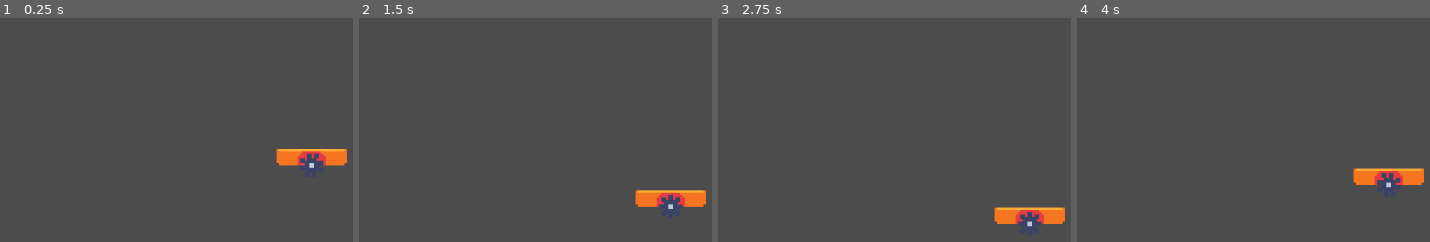
Above: before the commit, frames 1-4 (left to right).
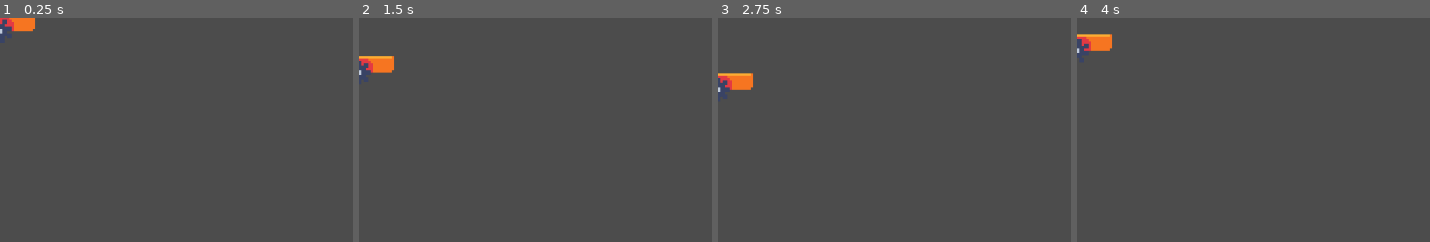
Above: after the commit, the same moments.

Repository: error-27/gmtk2023
Game: Godot game, scene res://scenes/objects/HoverPlatform.tscn
Same seed, same stepped clock (60 frames per second), same inputs: the game is played once before the commit and once after it. This scene is started directly instead of the project's main scene.
Inputs (mouse positions are in pixels of both pictures, inside the frame that each line leads up to):
- Up to frame 1 (0.25 s): no input
- Up to frame 2 (1.5 s): move the mouse to (outside the picture) at 0.52 s; click (outside the picture) at 0.67 s; move the mouse to (outside the picture) at 1.27 s; click (outside the picture) at 1.42 s
- Up to frame 3 (2.75 s): move the mouse to (outside the picture) at 2.02 s; click (outside the picture) at 2.17 s
- Up to frame 4 (4 s): tap Enter at 2.75 s; move the mouse to (outside the picture) at 2.77 s; click (outside the picture) at 2.92 s; move the mouse to (outside the picture) at 3.52 s; click (outside the picture) at 3.67 s

The runs differ from the first frame. In frame 1, 2.4% of the frame differs, in the area x 0-99%, y 0-71%; in frame 2, 2.5%; in frame 3, 2.5%, in the area x 0-99%, y 24-97%; in frame 4, 2.5%.

Commit message:
Add config menu

Diff:
--- a/scenes/objects/HoverPlatform.tscn
+++ b/scenes/objects/HoverPlatform.tscn
@@ -1,10 +1,11 @@
-[gd_scene load_steps=5 format=2]
+[gd_scene load_steps=6 format=2]
 
 [ext_resource path="res://assets/objects/platform.png" type="Texture" id=1]
 [ext_resource path="res://scripts/objects/HoverPlatform.gd" type="Script" id=2]
+[ext_resource path="res://assets/MenuTheme.tres" type="Theme" id=3]
 
 [sub_resource type="RectangleShape2D" id=1]
-extents = Vector2( 45, 10.5 )
+extents = Vector2( 45, 12.5 )
 
 [sub_resource type="Animation" id=2]
 resource_name = "gear_spin"
@@ -24,13 +25,13 @@
 }
 
 [node name="Platform" type="KinematicBody2D"]
-position = Vector2( 399, 172 )
+input_pickable = true
 script = ExtResource( 2 )
 horizontal = false
 vertical = true
 
 [node name="CollisionShape2D" type="CollisionShape2D" parent="."]
-position = Vector2( 0, -7.5 )
+position = Vector2( 0, -5.5 )
 shape = SubResource( 1 )
 
 [node name="Platform" type="Sprite" parent="."]
@@ -45,4 +46,43 @@
 wait_time = 3.0
 autostart = true
 
+[node name="Panel" type="Panel" parent="."]
+visible = false
+margin_right = 159.0
+margin_bottom = 124.0
+theme = ExtResource( 3 )
+
+[node name="Label" type="Label" parent="Panel"]
+anchor_left = 0.5
+anchor_right = 0.5
+margin_left = -27.0
+margin_top = 4.0
+margin_right = 27.0
+margin_bottom = 18.0
+grow_horizontal = 2
+theme = ExtResource( 3 )
+text = "Platform"
+
+[node name="VBoxContainer" type="VBoxContainer" parent="Panel"]
+anchor_right = 1.0
+anchor_bottom = 1.0
+margin_top = 26.0
+
+[node name="Horizontal" type="CheckBox" parent="Panel/VBoxContainer"]
+margin_right = 159.0
+margin_bottom = 24.0
+text = "Horizontal"
+
+[node name="Vertical" type="CheckBox" parent="Panel/VBoxContainer"]
+margin_top = 28.0
+margin_right = 159.0
+margin_bottom = 52.0
+text = "Vertical"
+
+[node name="Reverse" type="CheckBox" parent="Panel/VBoxContainer"]
+margin_top = 56.0
+margin_right = 159.0
+margin_bottom = 80.0
+text = "Reverse-Hzntl"
+
 [connection signal="timeout" from="Timer" to="." method="_on_Timer_timeout"]
--- a/scripts/objects/HoverPlatform.gd
+++ b/scripts/objects/HoverPlatform.gd
@@ -10,9 +10,15 @@
 
 export var speed: float = 1
 
+onready var start_pos = position
+
 func _ready():
 	$AnimationPlayer.play("gear_spin")
-
+	$Panel/VBoxContainer/Horizontal.pressed = horizontal
+	$Panel/VBoxContainer/Vertical.pressed = vertical
+	$Panel/VBoxContainer/Reverse.pressed = reverse_horizontal
+	for child in $Panel/VBoxContainer.get_children():
+		child.connect("toggled", self, "_update_configs", [child.name])
 
 func _process(delta):
 	var reversal = 1 if not reverse_horizontal else -1
@@ -22,3 +28,20 @@
 
 func _on_Timer_timeout():
 	speed *= -1
+
+func _update_configs(pressed: bool, property: String):
+	if property == "Horizontal":
+		horizontal = pressed
+	elif property == "Vertical":
+		vertical = pressed
+	elif property == "Reverse":
+		reverse_horizontal = pressed
+
+	position = start_pos
+	timer.start(timer.wait_time)
+
+
+func _input_event(viewport, event, shape_idx):
+	if event is InputEventMouseButton:
+		if event.button_index == BUTTON_RIGHT && event.pressed:
+			$Panel.visible = not $Panel.visible
